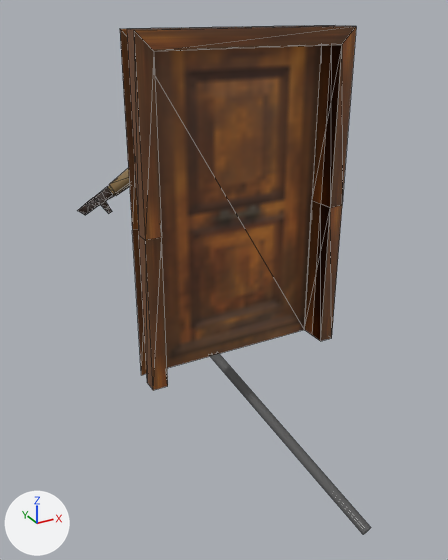
The COLLADA model res/models/gy/gy.dae: old version first, new version second.
Rendered twice from a 50 mm lens placed at (-5.71, -10.92, 6.61), pointed at (-0.74, -1.89, 2.1). The lights are fixed; the arrows at lower left show +X, +Y and +Z. Mesh edges are drawn as thin lines. Where no turn or scale is listed for an object, it has been applied to the vertices.

The older version as bpy lines, for what is in view:
```python
me_circle = bpy.data.meshes.new('Circle')
me_circle.from_pydata(...)  # 64 vertices, 64 faces; spans x 1.5..2.62, y -3.78..0.84, z -4.21..-2.16
me_plane = bpy.data.meshes.new('Plane')
me_plane.from_pydata(...)  # 270 vertices, 479 faces; spans x -2.72..0.0, y -0.54..0.48, z 0.0..5.61
me_plane.materials.append(mat_character)  # picture img_character_png
me_plane_074 = bpy.data.meshes.new('Plane.074')
me_plane_074.from_pydata(...)  # 4 vertices, 2 faces; spans x -3.6..0.0, y 0.0, z 0.0..6.0
me_plane_074.materials.append(mat_door)  # picture img_door_png
me_plane_075 = bpy.data.meshes.new('Plane.075')
me_plane_075.from_pydata(...)  # 18 vertices, 20 faces; spans x -6.0..-1.8, y 0.0..0.6, z 0.0..6.3
me_plane_075.materials.append(mat_door)  # picture img_door_png
me_plane_112 = bpy.data.meshes.new('Plane.112')
me_plane_112.from_pydata(...)  # 24 vertices, 30 faces; spans x -6.0..-1.8, y 0.0..0.3, z 0.0..6.3
me_plane_112.materials.append(mat_door)  # picture img_door_png
ob_circle = bpy.data.objects.new('Circle', me_circle)
ob_circle.location = (-1.92, -1.02, 2.1)
ob_plane = bpy.data.objects.new('Plane', me_plane)
ob_plane.location = (0.0, 0.0, 0.0)
ob_plane_071 = bpy.data.objects.new('Plane.071', me_plane_074)
ob_plane_071.location = (1.8, -1.0, 0.0)
ob_plane_072 = bpy.data.objects.new('Plane.072', me_plane_075)
ob_plane_072.location = (3.9, -1.6, 0.0)
ob_plane_102 = bpy.data.objects.new('Plane.102', me_plane_112)
ob_plane_102.location = (3.9, -1.6, 0.0)
```
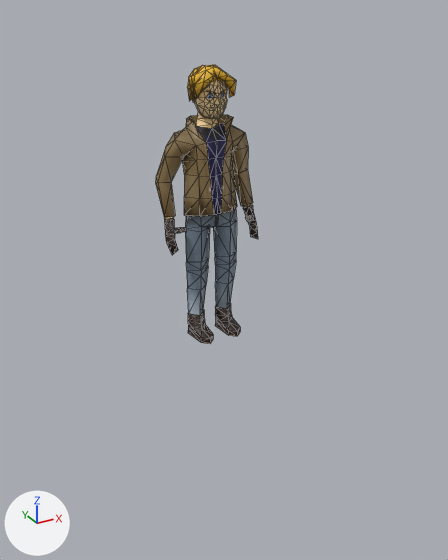
Location of each change, (x1, y1, x2, y2) in pixels of the pictures (448 x 560 px):
```json
{"object": "Plane.071", "change": "deleted", "before": [154, 45, 321, 368], "on screen": "brown"}
{"object": "Plane.102", "change": "deleted", "before": [127, 26, 356, 390], "on screen": "brown"}
{"object": "Plane", "change": "reshaped", "before": [78, 168, 130, 215], "after": [156, 65, 258, 343]}
{"object": "Plane.072", "change": "deleted", "before": [120, 25, 342, 375], "on screen": "brown"}
{"object": "Circle", "change": "deleted", "before": [210, 354, 371, 534]}
{"part": 1, "of": "me_plane", "change": "built on", "before": [78, 168, 130, 215], "after": [156, 65, 258, 336]}
```

The change, as JSON lines over the scene's bpy script:
```json
{"block": "me_plane", "where": "# used by ob_plane; location = (0.0, 0.0, 0.0)"}
{"op": "remove", "block": "me_plane", "code": "me_plane.from_pydata(...)  # 270 vertices, 479 faces; spans x -2.72..0.0, y -0.54..0.48, z 0.0..5.61"}
{"op": "add", "block": "me_plane", "code": "me_plane.from_pydata(...)  # 488 vertices, 958 faces; spans x -1.07..1.05, y -0.54..0.53, z 0.0..5.61"}
{"block": "me_plane", "change": "me_plane part 1: 54 vertices moved from x -2.07..0.0, y -0.27..0.47, z 2.33..5.41 to x -1.03..0.0, y -0.27..0.53, z 2.43..5.41; 68 vertices removed from x -2.72..0.0, y -0.27..0.48, z 2.31..5.53; 280 vertices added at x -1.07..1.05, y -0.54..0.52, z 0.0..5.61"}
{"op": "remove", "block": "ob_plane_102", "code": ["ob_plane_102 = bpy.data.objects.new('Plane.102', me_plane_112)", "ob_plane_102.location = (3.9, -1.6, 0.0)"]}
{"op": "remove", "block": "ob_plane_072", "code": ["ob_plane_072 = bpy.data.objects.new('Plane.072', me_plane_075)", "ob_plane_072.location = (3.9, -1.6, 0.0)"]}
{"op": "remove", "block": "ob_plane_071", "code": ["ob_plane_071 = bpy.data.objects.new('Plane.071', me_plane_074)", "ob_plane_071.location = (1.8, -1.0, 0.0)"]}
{"op": "remove", "block": "ob_circle", "code": ["ob_circle = bpy.data.objects.new('Circle', me_circle)", "ob_circle.location = (-1.92, -1.02, 2.1)"]}
```
